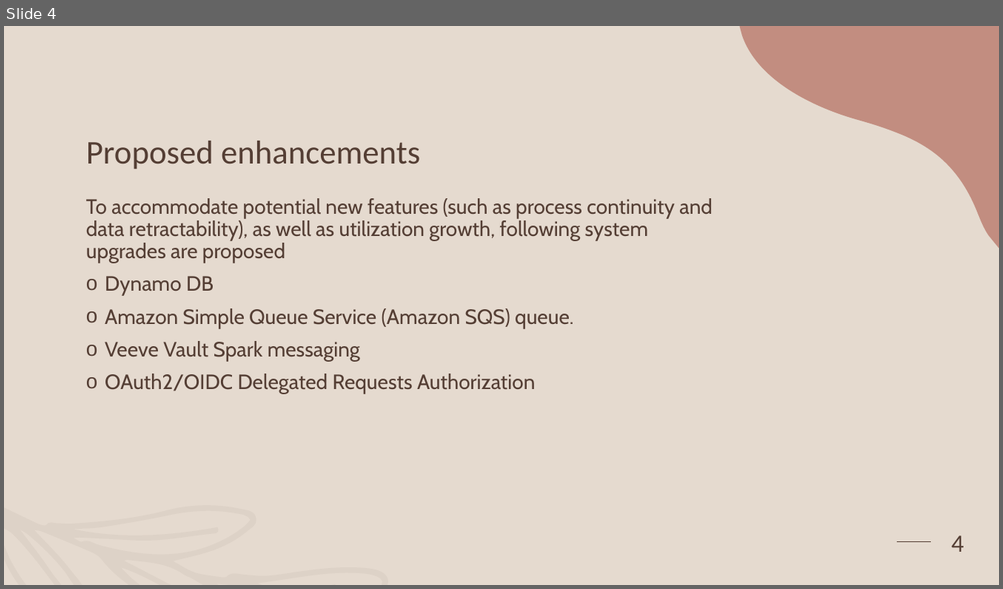
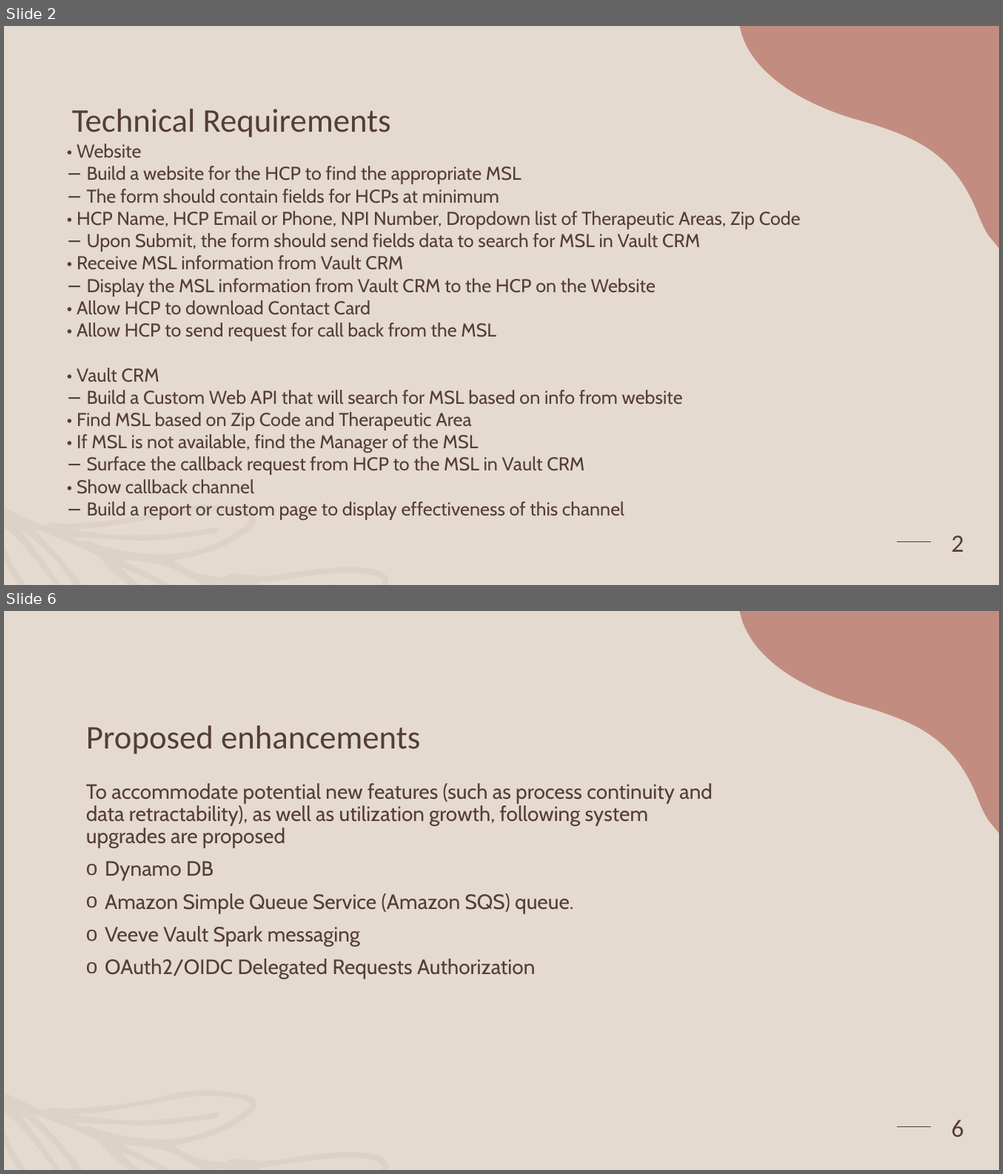
Before and after one commit to NataIS0203/amplify-wonder-drugs-hcp, a slide deck: Veeve.pptx. Shown one above the other, each under a label of ours: slide 4 before the commit, slides 2 and 6 after it; the slides between them are not shown. The pictures are 1003x589 and 1003x1174 pixels, drawn with LibreOffice and Linux fonts; fonts in the diff are those of the drawing. Boxes give left, top, right and bottom in pixels: in the first picture for what was removed or moved away, otherwise in the second. Text is boxed around its words. In the diff, an @@ line names an element or a change of style, - is before the commit and + after.

```diff
--- a/Veeve.pptx
+++ b/Veeve.pptx
@@ slide 2 added at [4, 26, 999, 585], background #E5DACF; not listed: 3 template elements that a slide beside it also shows @@
@@ title added at [72, 109, 391, 137], 32 pt, text #543E34 @@
+Technical Requirements
@@ text added at [77, 144, 800, 520], 18 pt, text #543E34 @@
+• Website
+− Build a website for the HCP to find the appropriate MSL
+− The form should contain fields for HCPs at minimum
+• HCP Name, HCP Email or Phone, NPI Number, Dropdown list of Therapeutic Areas, Zip Code
+− Upon Submit, the form should send fields data to search for MSL in Vault CRM
+• Receive MSL information from Vault CRM
+− Display the MSL information from Vault CRM to the HCP on the Website
+• Allow HCP to download Contact Card
+• Allow HCP to send request for call back from the MSL
+• Vault CRM
+− Build a Custom Web API that will search for MSL based on info from website
+• Find MSL based on Zip Code and Therapeutic Area
+• If MSL is not available, find the Manager of the MSL
+− Surface the callback request from HCP to the MSL in Vault CRM
+• Show callback channel
+− Build a report or custom page to display effectiveness of this channel
@@ page number added at [951, 536, 964, 552], 24 pt, text #543E34 @@
+2
@@ what was slide 4 is now slide 6 @@
@@ page number at [951, 1120, 964, 1137]: text changed @@
-4
+6
```
Also in this commit, not shown: 3 slides changed, 1 other slide added.
